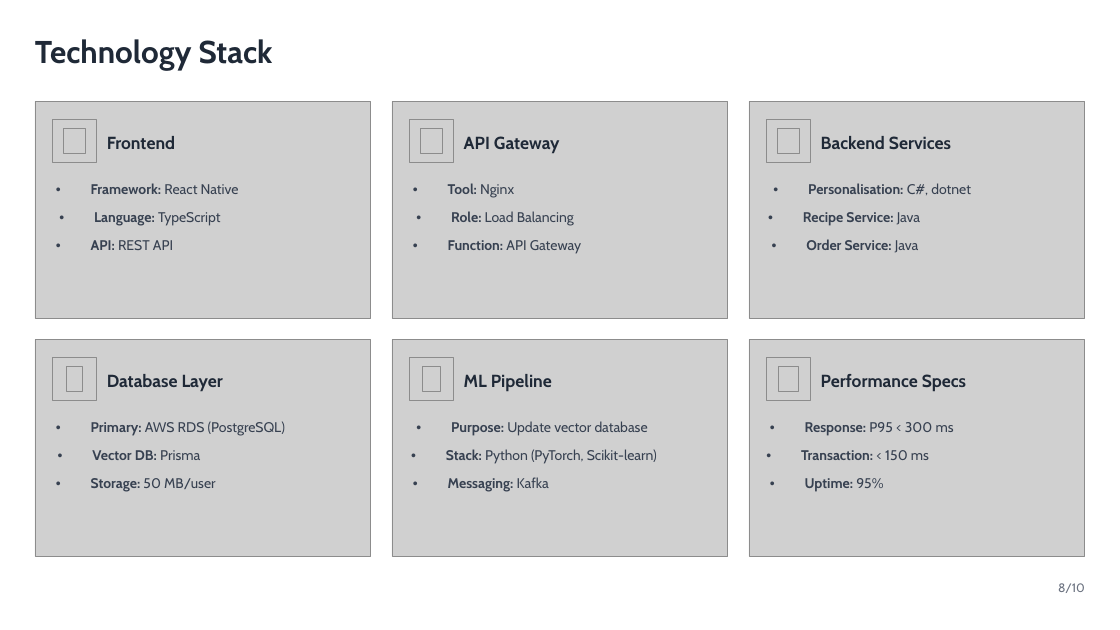
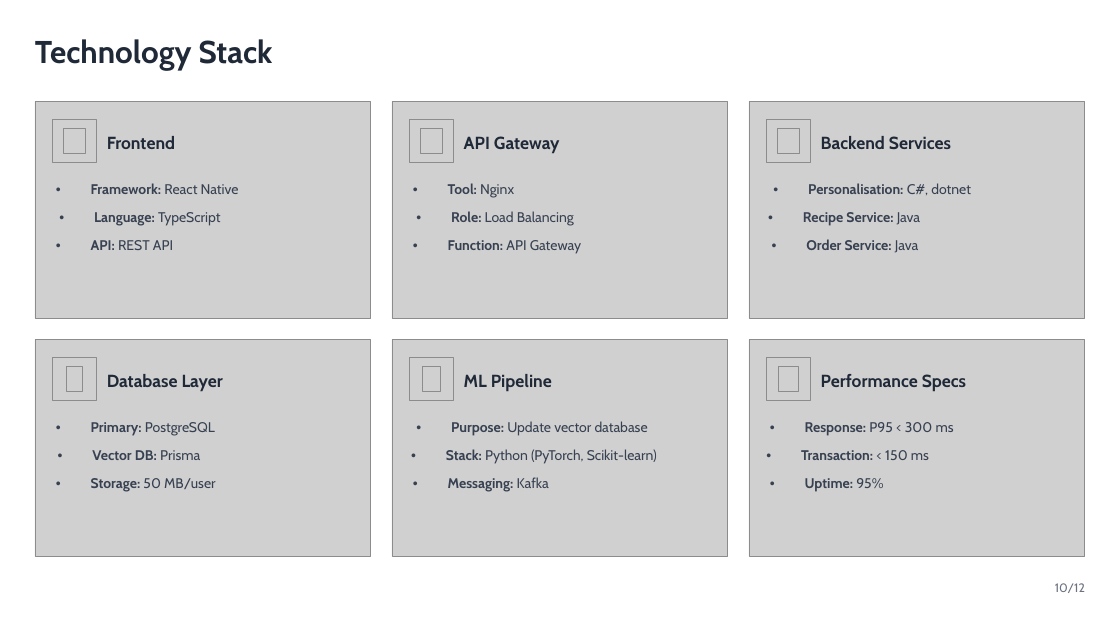
Before and after one commit to Decidish/decidish, a slide deck: slide 10 of documents/vision_documentation/slides.odp. Drawn at 1120x630 pixels with LibreOffice and Linux fonts; fonts in the diff are those of the drawing; grey boxes stand for pictures; background and template pictures are left out. Boxes give left, top, right and bottom in pixels: in the first picture for what was removed or moved away, otherwise in the second. Text is boxed around its words. In the diff, an @@ line names an element or a change of style, - is before the commit and + after.

```diff
--- a/documents/vision_documentation/slides.odp
+++ b/documents/vision_documentation/slides.odp
@@ text at [91,422,215,436]: text changed @@
-• Primary: AWS RDS (PostgreSQL)
+• Primary: PostgreSQL
@@ text at [1055,583,1085,593]: text changed @@
-8/10
+10/12
```
Also in this commit, not shown: 10 other slides changed, 3 other files.
